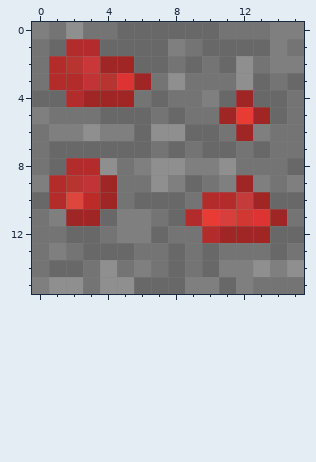
File history of a pixel-art sprite, Textures/Blocks/mcl_core_redstone_ore.png. The picture above is the old version.
The file is 16x16 pixels. Colours within 5 levels of each other are drawn and written as one.
New version:
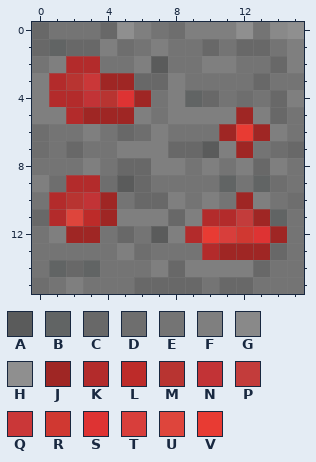
Palette (. is transparent): A #5a5b5b  B #616464  C #686868  D #6e6e6e  E #747474  F #7f7f7f  G #898989  H #8f8f8f  J #9f2624  K #b32b2b  L #bd2b29  M #b83431  N #c23336  P #c33c3b  Q #ca3738  R #d03831  S #de3333  T #d83e3b  U #de453c  V #e83b33
The exact change:
@@ x 0..15 @@
- 0 FEHEECCCCCCEEEFF
- 1 ECKKCCCCFECCCCFE
- 2 EKMQJJCCECECHEFF
- 3 EKKNMSJEHEEEHCEC
- 4 CCKJJJECEEFCJCCE
- 5 FEEECCCECEEJVJCE
- 6 EFFHFFCHHCCEJFEE
- 7 ECCCCCCECECCECEE
- 8 ECKKHEFHHFFHEEEC
- 9 FKMNJEEHFCEFJFEF
-10 CKULJECCCEKKPJCC
-11 EFJJCFFECKVTRSJE
-12 EECCEFFCEEKJJJCC
-13 EFECCCEECECEEECE
-14 ECCEHEFECECFFHFH
-15 FHHEHHCCCFFCFEEE
+ 0 CEEECHFEDFFFHEGH
+ 1 CBCCFDEFEECECCEF
+ 2 EFKKEEFAEEFFEECF
+ 3 FKMQJJCCFEEEECEE
+ 4 FKKNMSJEFBCEDECF
+ 5 FFKJJJFEFFFFJFCE
+ 6 DEEFECDFEEEJVJFE
+ 7 DECEEFFFCCAFJEDC
+ 8 EEEFECCFFEFEFCFE
+ 9 FDKKDACEEEEBEBDE
+10 EKMNJECCFEFEJFED
+11 CKULJFFFCFKKPJBE
+12 EFJJECEAFKVTRSJE
+13 EEEEEFDEEEKJJJCE
+14 EBCBEEEFCFFFFCEE
+15 DEFEEECCCCECCEEE
Changed places in both pictures, as pixel boxes (x1, y1, x2, y2):
changed: (32, 22, 304, 294)
